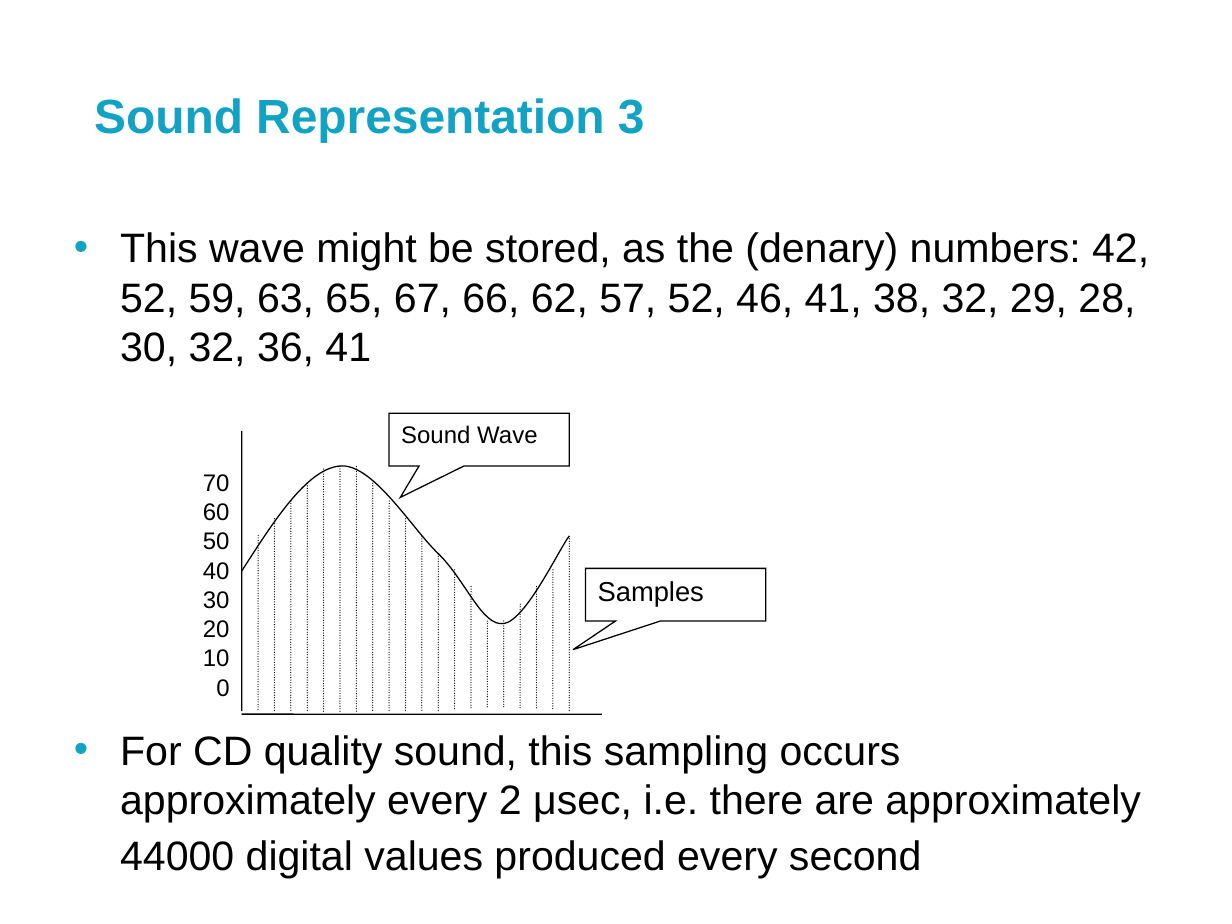
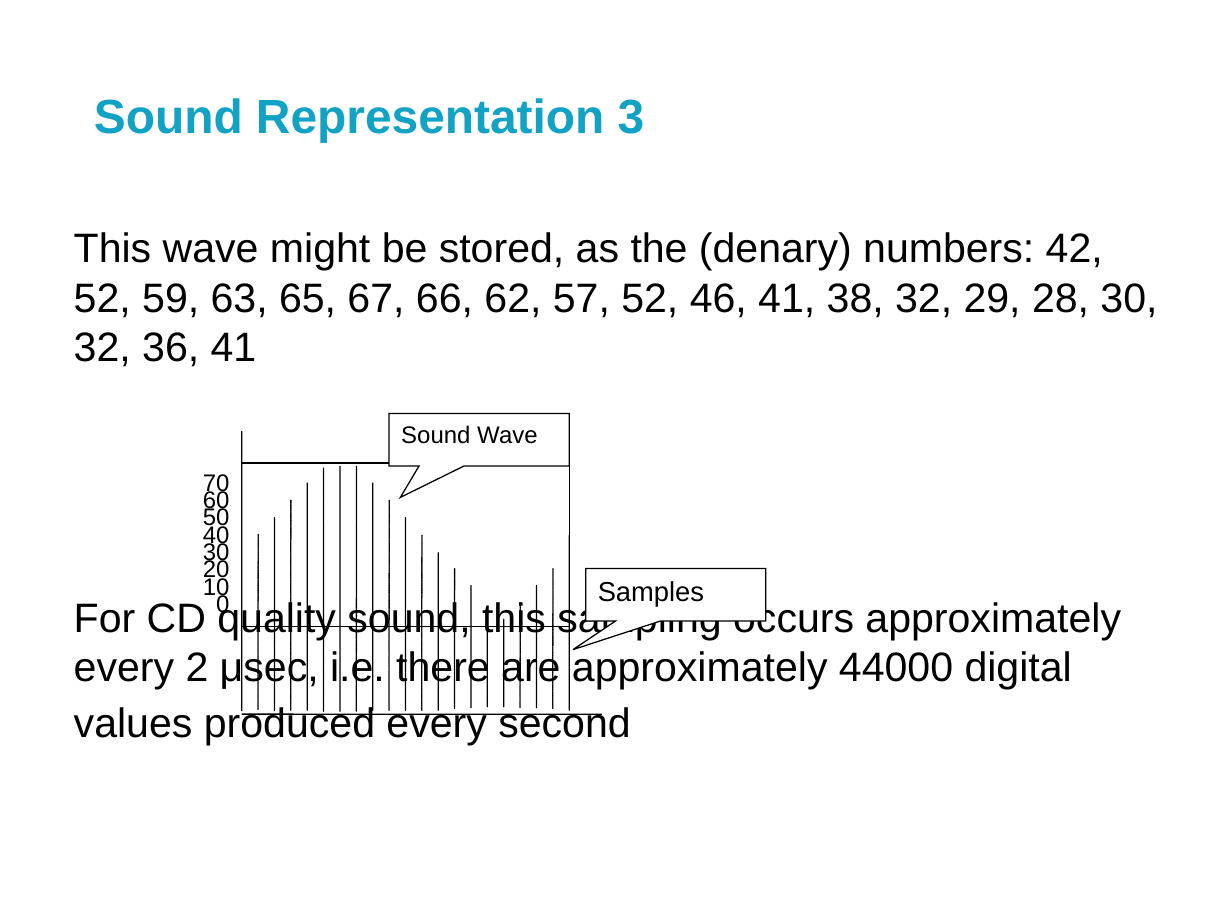
Before and after one commit to Peregrine42/uni-work, a slide deck: slide 9 of Lectures/1st Year/Platforms/Platforms3-Bitsandbytes.pptx. Drawn at 1232x924 pixels with LibreOffice and Linux fonts; fonts in the diff are those of the drawing; background and template pictures are left out. Boxes give left, top, right and bottom in pixels: in the first picture for what was removed or moved away, otherwise in the second. Text is boxed around its words. In the diff, an @@ line names an element or a change of style, - is before the commit and + after.

Commit message:
formatting in powerpoint

```diff
--- a/Lectures/1st Year/Platforms/Platforms3-Bitsandbytes.pptx
+++ b/Lectures/1st Year/Platforms/Platforms3-Bitsandbytes.pptx
@@ text "This wave might be stored, ..." at <box>74,232,1157,746</box>: bullet • to none; less space between paragraphs @@
@@ speech box "Sound Wave" at <box>389,414,569,467</box>: outline #000000 0.75 pt to #000000 0.74 pt @@
@@ line (241, 431) - (241, 711): stroke #000000 0.75 pt to #000000 0.74 pt @@
@@ text "70" at <box>203,474,230,618</box>: less space between paragraphs @@
@@ freeform shape removed at <box>241,463,569,627</box> @@
@@ rectangle added at <box>241,463,569,627</box>, outline #000000 0.74 pt @@
@@ line (324, 711) - (324, 468): stroke #000000 0.75 pt dashed to #000000 0.74 pt @@
@@ line (340, 711) - (340, 466): stroke #000000 0.75 pt dashed to #000000 0.74 pt @@
@@ line (356, 711) - (356, 466): stroke #000000 0.75 pt dashed to #000000 0.74 pt @@
@@ line (291, 711) - (291, 500): stroke #000000 0.75 pt dashed to #000000 0.74 pt @@
@@ line (307, 711) - (307, 483): stroke #000000 0.75 pt dashed to #000000 0.74 pt @@
@@ line (373, 711) - (373, 483): stroke #000000 0.75 pt dashed to #000000 0.74 pt @@
@@ line (389, 711) - (389, 500): stroke #000000 0.75 pt dashed to #000000 0.74 pt @@
@@ line (257, 710) - (257, 535): stroke #000000 0.75 pt dashed to #000000 0.74 pt @@
@@ line (275, 711) - (275, 517): stroke #000000 0.75 pt dashed to #000000 0.74 pt @@
@@ line (405, 711) - (405, 517): stroke #000000 0.75 pt dashed to #000000 0.74 pt @@
@@ line (421, 711) - (421, 535): stroke #000000 0.75 pt dashed to #000000 0.74 pt @@
@@ line (569, 711) - (569, 535): stroke #000000 0.75 pt dashed to #000000 0.74 pt @@
@@ line (439, 711) - (439, 553): stroke #000000 0.75 pt dashed to #000000 0.74 pt @@
@@ line (455, 708) - (455, 568): stroke #000000 0.75 pt dashed to #000000 0.74 pt @@
@@ line (553, 708) - (553, 568): stroke #000000 0.75 pt dashed to #000000 0.74 pt @@
@@ speech box "Samples" at <box>585,568,765,621</box>: outline #000000 0.75 pt to #000000 0.74 pt @@
@@ line (471, 707) - (471, 585): stroke #000000 0.75 pt dashed to #000000 0.74 pt @@
@@ line (536, 707) - (536, 585): stroke #000000 0.75 pt dashed to #000000 0.74 pt @@
@@ line (488, 707) - (488, 620): stroke #000000 0.75 pt dashed to #000000 0.74 pt @@
@@ line (504, 707) - (504, 620): stroke #000000 0.75 pt dashed to #000000 0.74 pt @@
@@ line (520, 707) - (520, 602): stroke #000000 0.75 pt dashed to #000000 0.74 pt @@
@@ line (1129, 614) - (837, 861): stroke #FFFFFF 0.75 pt to #FFFFFF 0.74 pt @@
@@ line (241, 715) - (602, 715): stroke #000000 0.75 pt to #000000 0.74 pt @@
@@ line (514, 924) - (0, 747): stroke #FFFFFF 0.75 pt to #FFFFFF 0.74 pt @@
@@ line (837, 861) - (0, 825): stroke #FFFFFF 0.75 pt to #FFFFFF 0.74 pt @@
```
Also in this commit, not shown: 15 other slides changed, 5 slides removed.
